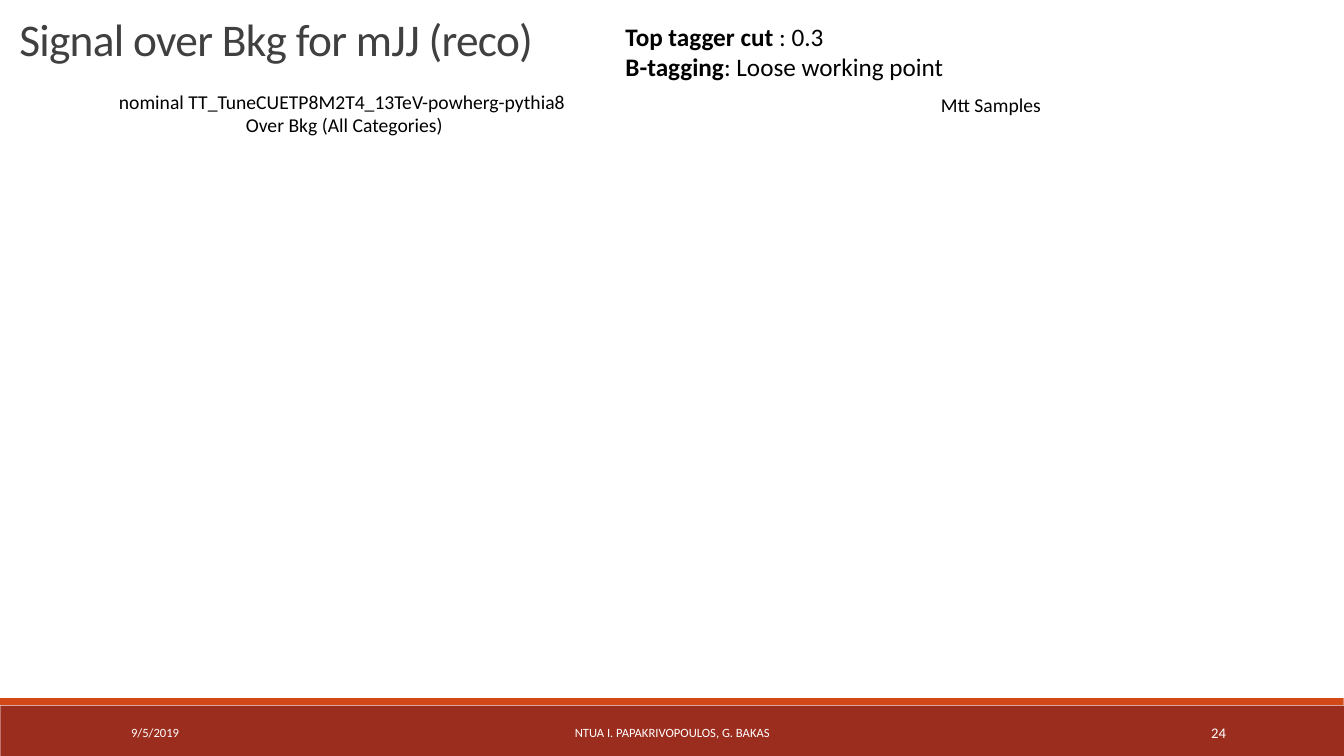
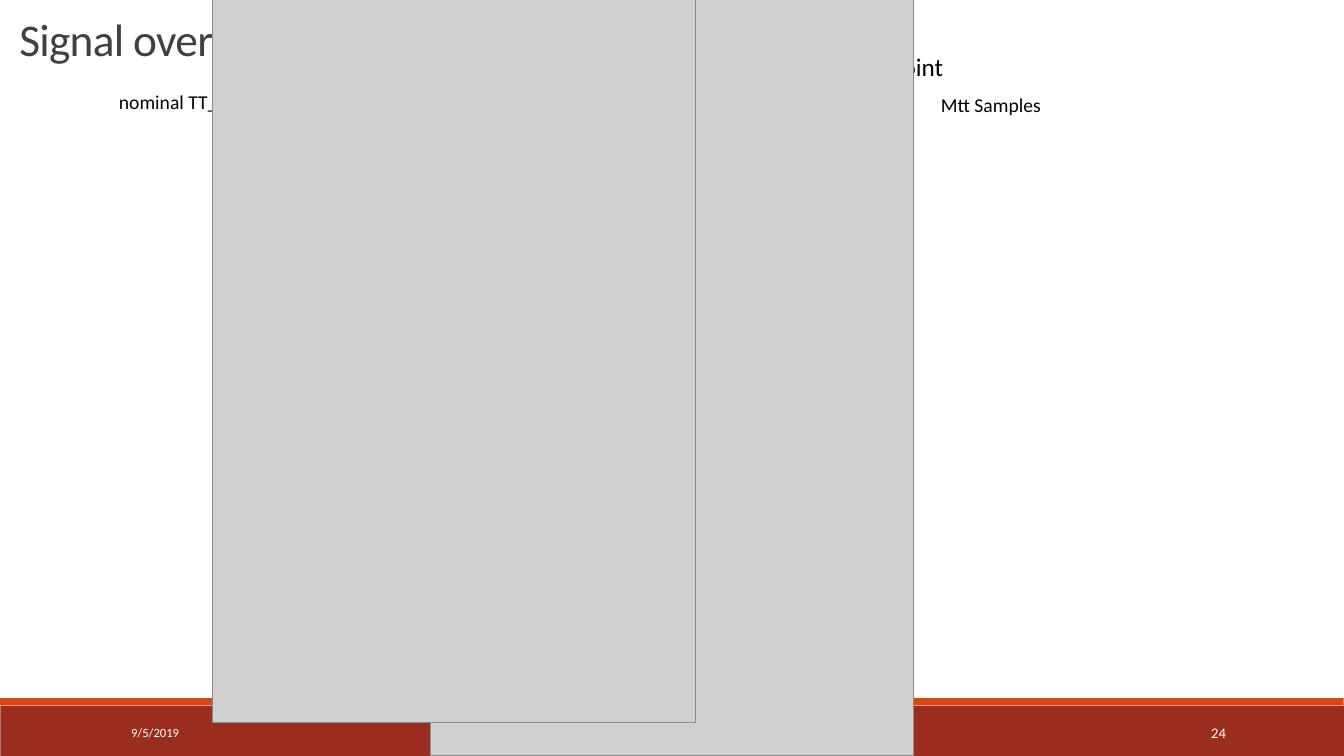
Before and after one commit to georgebakas/HEP-NTUA, a slide deck: slide 24 of Documents for Progress/StatusReport_Eff_SignalOverBkg_AllMVA_allbtag_09_05_19.pptx. Drawn at 1344x756 pixels with LibreOffice and Linux fonts; fonts in the diff are those of the drawing; grey boxes stand for pictures. Boxes give left, top, right and bottom in pixels: in the first picture for what was removed or moved away, otherwise in the second. Text is boxed around its words. In the diff, an @@ line names an element or a change of style, - is before the commit and + after.

```diff
--- a/Documents for Progress/StatusReport_Eff_SignalOverBkg_AllMVA_allbtag_09_05_19.pptx
+++ b/Documents for Progress/StatusReport_Eff_SignalOverBkg_AllMVA_allbtag_09_05_19.pptx
@@ picture added at bbox=[213, 0, 696, 723] @@
@@ picture added at bbox=[431, 0, 913, 756] @@
@@ text removed at bbox=[575, 729, 770, 739] @@
-NTUA I. PAPAKRIVOPOULOS, G. BAKAS
```
Also in this commit, not shown: 19 other slides changed, 5 other files.
